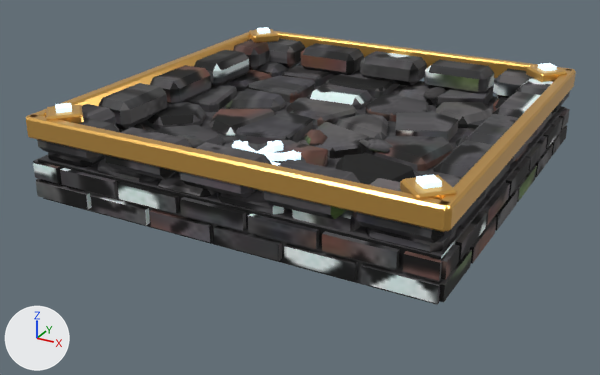
An edit to the glTF model assets/noir/plates/plate_3_ice.glb, drawn before and after from the same camera.
Camera for both pictures: a 50 mm camera at (1.81, -3.53, 1.63) aimed at (-0.06, -0.13, -0.07). Every picture has the same lights, and +X, +Y and +Z are marked at lower left. The first picture is the older version. Vertices at exactly the same position are counted once.

Before the edit, the objects in view are built like this:
```python
mat_plate_3_ice_paint = principled_material('plate_3_ice_paint')
mat_plate_3_ice_paint.texture = img_plate_3_ice_paint
mat_plate_3_ice_paint.roughness = 0.78
me_plate_3_ice = bpy.data.meshes.new('plate_3_ice')
me_plate_3_ice.from_pydata(...)  # 2515 vertices, 4474 faces; spans x -1.01..1.01, y -1.01..1.01, z -0.1..0.34
# faces by material slot: [3894, 352, 228]
me_plate_3_ice.materials.append(mat_plate_3_ice_paint)  # picture img_plate_3_ice_paint
me_plate_3_ice.materials.append(mat_gold)  # orange #e1ad59
me_plate_3_ice.materials.append(mat_glow_ice)  # pale blue #daf3ff, glowing pale blue #cbe3ed
ob_plate_3_ice = bpy.data.objects.new('plate_3_ice', me_plate_3_ice)
ob_plate_3_ice.location = (0.0, 0.0, 0.1)
```
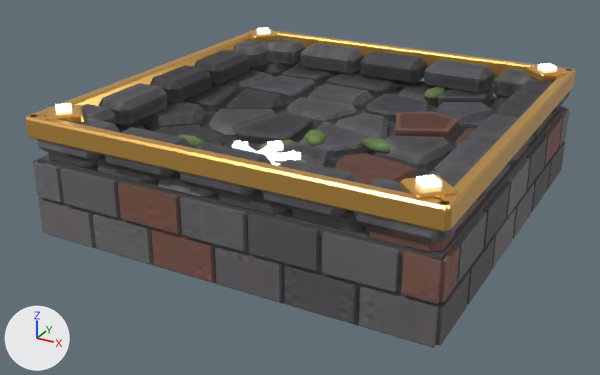
The newer file is also turned or shifted as a whole; pictures and numbers use the older file's frame.

Where the change shows, as pixel boxes [x1, y1, x2, y2] in the pictures (600 x 375 px; the box of a moved part takes in the faces that stretch with it):
'plate_3_ice', surface changed, reshaped (15% taller): before [26, 27, 576, 305]; after [26, 27, 576, 348]
part 1 of me_plate_3_ice, added: after [38, 199, 96, 247]
part 2 of me_plate_3_ice, added: after [93, 213, 153, 264]
part 3 of me_plate_3_ice, added (brown): after [151, 229, 215, 282]
part 4 of me_plate_3_ice, added: after [215, 246, 283, 302]
part 5 of me_plate_3_ice, added: after [284, 265, 357, 323]
part 6 of me_plate_3_ice, added: after [359, 285, 439, 347]
part 7 of me_plate_3_ice, added: after [426, 271, 470, 346]
part 8 of me_plate_3_ice, added: after [467, 237, 495, 305]
part 9 of me_plate_3_ice, added: after [491, 208, 516, 269]
part 10 of me_plate_3_ice, added: after [513, 183, 535, 239]
part 11 of me_plate_3_ice, added: after [531, 161, 551, 212]
part 12 of me_plate_3_ice, added: after [547, 141, 565, 189]
part 13 of me_plate_3_ice, deleted: before [91, 144, 553, 281]
part 14 of me_plate_3_ice, moved or reshaped: before [33, 108, 570, 305]; after [33, 108, 566, 348]
part 15 of me_plate_3_ice, surface changed: before [34, 27, 567, 305]; after [34, 27, 567, 348]
part 16 of me_plate_3_ice, edited (looks the same): [55, 27, 557, 189] in both

The change, as a diff of the scene's bpy script:
```diff
--- a/assets/noir/plates/plate_3_ice.glb.py
+++ b/assets/noir/plates/plate_3_ice.glb.py
@@ mat_plate_3_ice_paint @@
 n0 = _N.new('ShaderNodeBsdfPrincipled'); n0.name = 'Principled BSDF'
 n0.inputs[2].default_value = 0.78  # 'Roughness'
+n0.inputs[28].default_value = 1.6  # 'Emission Strength'
 n1 = _N.new('ShaderNodeOutputMaterial'); n1.name = 'Material Output'
 n2 = _N.new('ShaderNodeTexImage'); n2.name = 'Image Texture'
-n2.image = img_plate_3_ice_paint
+n2.image = img_plate_3_ice_emit
+n3 = _N.new('ShaderNodeTexImage'); n3.name = 'Image Texture.001'
+n3.image = img_plate_3_ice_paint
 _L.new(n0.outputs[0], n1.inputs[0])  # 'BSDF' to 'Surface'
-_L.new(n2.outputs[0], n0.inputs[0])  # 'Color' to 'Base Color'
+_L.new(n2.outputs[0], n0.inputs[27])  # 'Color' to 'Emission Color'
+_L.new(n3.outputs[0], n0.inputs[0])  # 'Color' to 'Base Color'
@@ me_plate_3_ice @@
-me_plate_3_ice.from_pydata(...)  # 2515 vertices, 4474 faces; spans x -1.01..1.01, y -1.01..1.01, z -0.1..0.34
+me_plate_3_ice.from_pydata(...)  # 2514 vertices, 4472 faces; spans x -1.01..1.01, y -1.01..1.01, z -0.29..0.34
+# me_plate_3_ice part 1: a new loose piece, a box spanning x -0.987..-0.679, y -1.005..-0.935, z -0.269..-0.101, in mat_plate_3_ice_paint
+# me_plate_3_ice part 2: a new loose piece, a box spanning x -0.654..-0.346, y -1.005..-0.935, z -0.269..-0.101, in mat_plate_3_ice_paint
+# me_plate_3_ice part 3: a new loose piece, a box spanning x -0.321..-0.013, y -1.005..-0.935, z -0.269..-0.101, in mat_plate_3_ice_paint
+# me_plate_3_ice part 4: a new loose piece, a box spanning x 0.013..0.321, y -1.005..-0.935, z -0.269..-0.101, in mat_plate_3_ice_paint
+# me_plate_3_ice part 5: a new loose piece, a box spanning x 0.346..0.654, y -1.005..-0.935, z -0.269..-0.101, in mat_plate_3_ice_paint
+# me_plate_3_ice part 6: a new loose piece, a box spanning x 0.679..0.987, y -1.005..-0.935, z -0.269..-0.101, in mat_plate_3_ice_paint
+# me_plate_3_ice part 7: a new loose piece, a box spanning x 0.935..1.005, y -0.987..-0.679, z -0.269..-0.101, in mat_plate_3_ice_paint
+# me_plate_3_ice part 8: a new loose piece, a box spanning x 0.935..1.005, y -0.654..-0.346, z -0.269..-0.101, in mat_plate_3_ice_paint
+# me_plate_3_ice part 9: a new loose piece, a box spanning x 0.935..1.005, y -0.321..-0.013, z -0.269..-0.101, in mat_plate_3_ice_paint
+# me_plate_3_ice part 10: a new loose piece, a box spanning x 0.935..1.005, y 0.013..0.321, z -0.269..-0.101, in mat_plate_3_ice_paint
+# me_plate_3_ice part 11: a new loose piece, a box spanning x 0.935..1.005, y 0.346..0.654, z -0.269..-0.101, in mat_plate_3_ice_paint
+# me_plate_3_ice part 12: a new loose piece, a box spanning x 0.935..1.005, y 0.679..0.987, z -0.269..-0.101, in mat_plate_3_ice_paint
+# me_plate_3_ice part 13: 16 loose pieces with 128 vertices, spanning x -1.0..1.0, y -1.0..1.0, z -0.08..-0.01, are deleted
+# me_plate_3_ice part 14: 86 vertices moved from x -1.0..1.0, y -1.0..1.0, z -0.1..0.11 to x -1.0..1.0, y -1.0..1.0, z -0.29..0.11; 87 vertices removed from x -1.0..1.0, y -1.0..1.0, z -0.08..0.13; 22 vertices added at x -1.0..1.0, y -1.0..1.0, z -0.08..0.11
+# me_plate_3_ice part 15: 4030 kept faces spanning x -1.01..1.01, y -1.01..1.01, z -0.29..0.34 get new texture (UV) coordinates
+# me_plate_3_ice part 16: 228 faces spanning x -0.93..0.93, y -0.93..0.93, z 0.16..0.34 switch from mat_glow_ice (pale blue #daf3ff, glowing pale blue #cbe3ed) to mat_plate_3_ice_paint
+# other edits to the shape of me_plate_3_ice do not show in these pictures
 me_plate_3_ice.materials.append(mat_gold)
```
